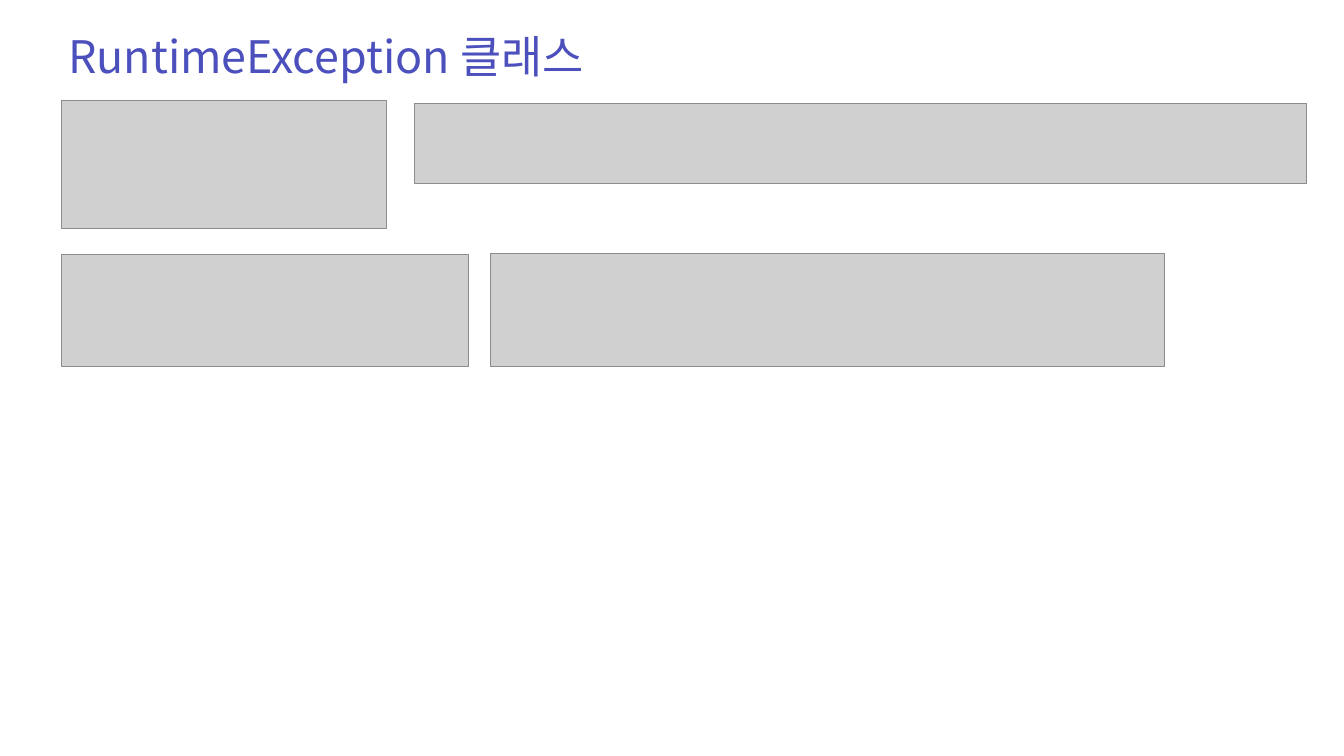
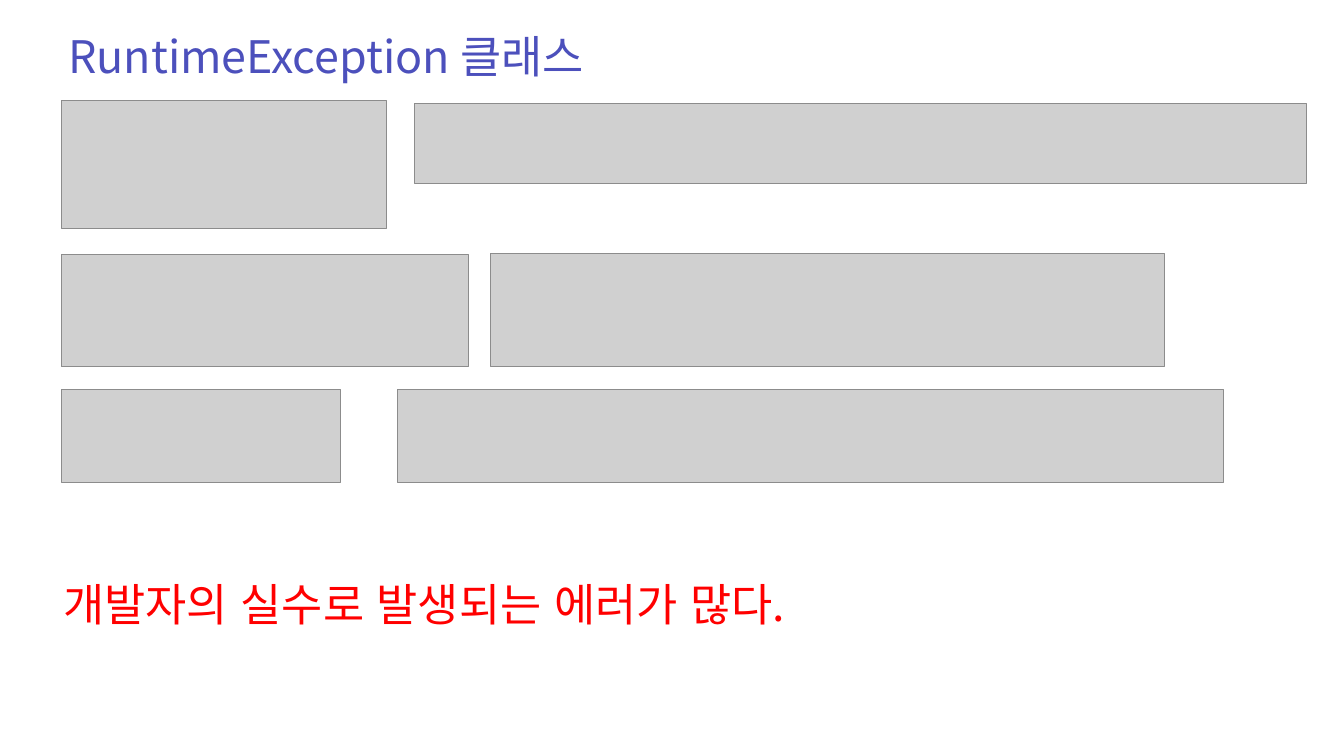
Before and after one commit to zest132/JavaLecture, a slide deck: slide 7 of JavaLecture/LectureFile/java 12강 예외처리.pptx. Drawn at 1344x756 pixels with LibreOffice and Linux fonts; fonts in the diff are those of the drawing; grey boxes stand for pictures. Boxes give left, top, right and bottom in pixels: in the first picture for what was removed or moved away, otherwise in the second. Text is boxed around its words. In the diff, an @@ line names an element or a change of style, - is before the commit and + after.

```diff
--- a/JavaLecture/LectureFile/java 12강 예외처리.pptx
+++ b/JavaLecture/LectureFile/java 12강 예외처리.pptx
@@ picture added at (61, 389, 341, 482) @@
@@ picture added at (398, 389, 1224, 482) @@
@@ text added at (63, 584, 785, 625), 48 pt, text #FF0000 @@
+개발자의 실수로 발생되는 에러가 많다.
```
Also in this commit, not shown: 2 other slides changed, 2 slides added, 1 other file.
